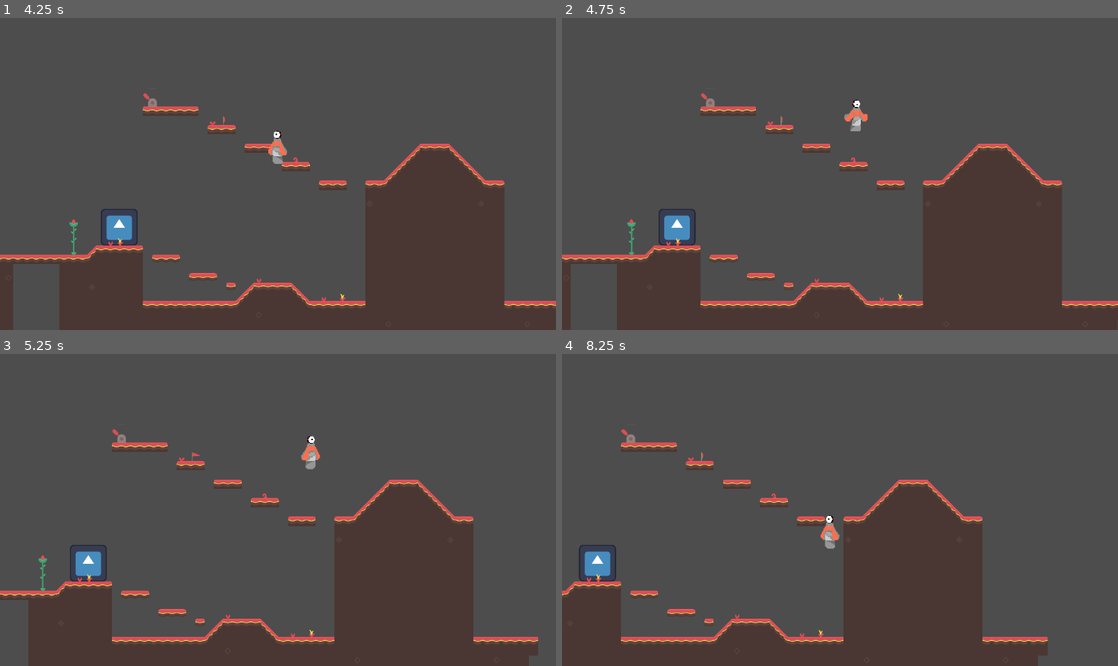
Above: before the commit, frames 1-4 (two rows, left to right).
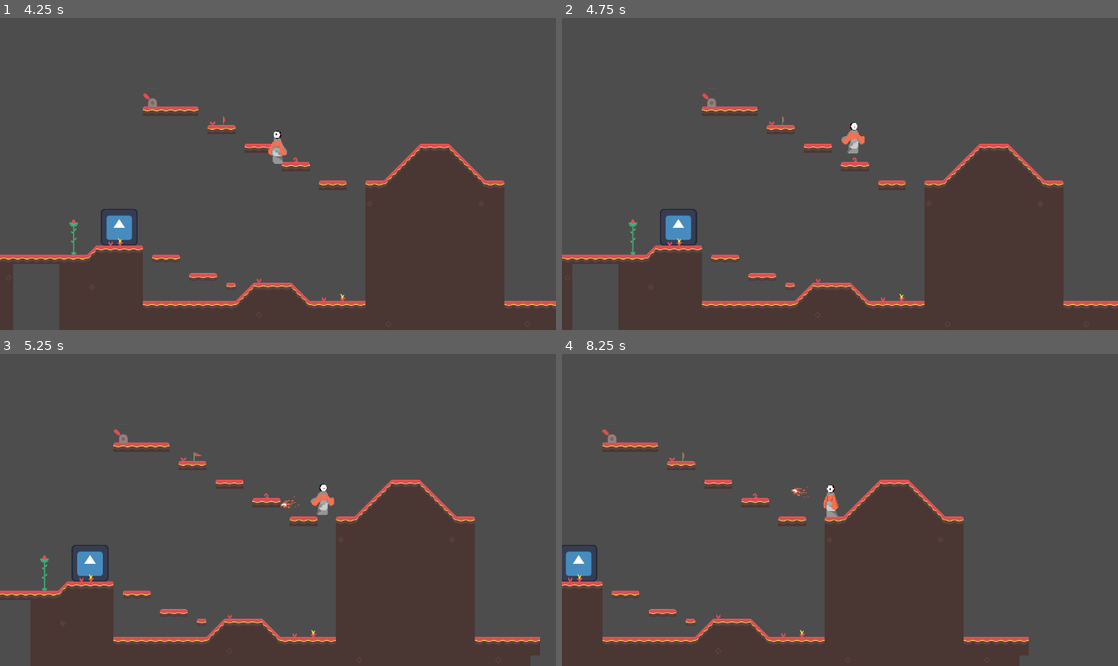
Above: after the commit, the same moments.

Repository: unsaltedkale/Quilt
Game: Godot game, scene res://Elena/elenatest.tscn
Same seed, same stepped clock (60 frames per second), same inputs: the game is played once before the commit and once after it. This scene is started directly instead of the project's main scene. The engine's default icon, where the game draws it, is replaced by a stand-in: a white triangle on a blue panel in a dark square.
Inputs (mouse positions are in pixels of both pictures, inside the frame that each line leads up to):
- Up to frame 1 (4.25 s): move the mouse to (250, 236) at 0.52 s; hold D (move_right) 0.53-2.03 s; tap S (crouch) at 0.6, 2.85 s; click (250, 236) at 0.67 s; tap Space (jump) at 0.77, 1.52, 3.02, 3.77 s; move the mouse to (444, 220) at 1.27 s; click (444, 220) at 1.35 s; move the mouse to (111, 127) at 2.02 s; hold A (move_left) from 2.03 s (still down); tap E (interact) at 2.1 s; move the mouse to (305, 174) at 2.77 s; click (305, 174) at 2.92 s; move the mouse to (194, 96) at 3.52 s; click (194, 96) at 3.6 s
- Up to frame 2 (4.75 s): move the mouse to (962, 158) at 4.27 s; release A (move_left) at 4.28 s; hold D (move_right) from 4.28 s (still down); tap E (interact) at 4.35 s; tap Space (jump) at 4.52 s
- Up to frame 3 (5.25 s): keep holding D (move_right); move the mouse to (166, 525) at 5.02 s; tap S (crouch) at 5.1 s; click (166, 525) at 5.17 s
- Up to frame 4 (8.25 s): move the mouse to (895, 441) at 5.77 s; click (895, 441) at 5.85 s; tap Space (jump) at 6.02, 6.77, 7.52 s; move the mouse to (812, 572) at 6.52 s; tap E (interact) at 6.6 s; move the mouse to (1006, 556) at 7.27 s; tap S (crouch) at 7.35 s; click (1006, 556) at 7.42 s; move the mouse to (673, 463) at 8.02 s; release D (move_right) at 8.03 s; hold A (move_left) from 8.03 s (still down); click (673, 463) at 8.1 s

Frame 1 is identical in both runs. In frame 2, 1.8% of the frame differs, in the area x 0-100%, y 24-100%; in frame 3, 2.0%; in frame 4, 7.2%, in the area x 0-88%, y 24-100%.

Commit message:
worked on damage layer

Diff:
--- a/Elena/elenatest.tscn
+++ b/Elena/elenatest.tscn
@@ -5105,9 +5105,9 @@
 10:9/0 = 0
 11:9/0 = 0
 12:9/0 = 0
-12:9/0/physics_layer_0/polygon_0/points = PackedVector2Array(-32, -32, 32, -32, 32, 32, -32, 32)
+12:9/0/physics_layer_0/polygon_0/points = PackedVector2Array(-32, 4.656906, 32, 3.725525, 32, 32, -32, 32)
 13:9/0 = 0
-13:9/0/physics_layer_0/polygon_0/points = PackedVector2Array(-32, -32, 32, -32, 32, 32, -32, 32)
+13:9/0/physics_layer_0/polygon_0/points = PackedVector2Array(-32, 0.9313812, 32, 0.31046295, 32, 32, -32, 32)
 14:9/0 = 0
 15:9/0 = 0
 16:9/0 = 0
@@ -7813,8 +7813,7 @@
 
 [sub_resource type="TileSet" id="TileSet_3o1fx"]
 tile_size = Vector2i(64, 64)
-physics_layer_0/collision_layer = 4
-physics_layer_0/collision_mask = 0
+physics_layer_0/collision_layer = 1
 sources/0 = SubResource("TileSetAtlasSource_jkah5")
 
 [node name="TestScene" type="Node2D"]
@@ -7857,8 +7856,8 @@
 position = Vector2(2399, 962)
 scale = Vector2(4, 13)
 
-[node name="DamageLayer" type="TileMapLayer" parent="Tiles"]
-tile_map_data = PackedByteArray("AABEADEAAAANAAkAAABFADEAAAANAAkAAABGADEAAAANAAkAAABHADEAAAANAAkAAABIADEAAAANAAkAAAA=")
+[node name="DamageLayer" type="TileMapLayer" parent="Tiles" groups=["Damage_Layer"]]
+tile_map_data = PackedByteArray("AABGADEAAAANAAkAAABHADEAAAANAAkAAABIADEAAAANAAkAAABFADEAAAANAAkAAABEADEAAAANAAkAAAA=")
 tile_set = SubResource("TileSet_3o1fx")
 
 [node name="Camera2D" type="Camera2D" parent="."]
--- a/Emily WIP/Scenes/player.tscn
+++ b/Emily WIP/Scenes/player.tscn
@@ -5,7 +5,6 @@
 [ext_resource type="PackedScene" uid="uid://bbw0e7fd8gd3g" path="res://Emily WIP/Scenes/input_component.tscn" id="4_d3lbi"]
 [ext_resource type="PackedScene" uid="uid://bejpt8qc80wan" path="res://Emily WIP/Scenes/movement_component.tscn" id="5_17h1f"]
 [ext_resource type="PackedScene" uid="uid://ca35o3us2j4lw" path="res://Emily WIP/Scenes/gravity_component.tscn" id="6_ltfw8"]
-[ext_resource type="PackedScene" uid="uid://cys2fk40vy80u" path="res://Elena/Scenes/player_health.tscn" id="7_d72cn"]
 [ext_resource type="Shader" uid="uid://07ctkva385i5" path="res://Alex's Folder/greyscale.gdshader" id="8_3uy0y"]
 [ext_resource type="PackedScene" uid="uid://b22c0g5pf8l3j" path="res://Emily WIP/Scenes/recoil_component.tscn" id="8_7a16b"]
 [ext_resource type="Texture2D" uid="uid://bye0p8jff0guv" path="res://Art/Quilt Animation Spritesheet Fall .png" id="9_7a16b"]
@@ -461,6 +460,10 @@
 "speed": 10.0
 }]
 
+[sub_resource type="CapsuleShape2D" id="CapsuleShape2D_1nwdr"]
+radius = 18.0
+height = 70.0
+
 [sub_resource type="RectangleShape2D" id="RectangleShape2D_33mbb"]
 size = Vector2(38, 44)
 
@@ -491,8 +494,6 @@
 
 [node name="GravityComponent" parent="." instance=ExtResource("6_ltfw8")]
 
-[node name="PlayerHealth" parent="." instance=ExtResource("7_d72cn")]
-
 [node name="RecoilComponent" parent="." instance=ExtResource("8_7a16b")]
 
 [node name="AnimatedSprite2D" type="AnimatedSprite2D" parent="."]
@@ -508,6 +509,12 @@
 
 [node name="CrouchComponent" parent="." instance=ExtResource("21_1nwdr")]
 
+[node name="HitBox" type="Area2D" parent="."]
+
+[node name="HitBoxCollisionShape" type="CollisionShape2D" parent="HitBox"]
+shape = SubResource("CapsuleShape2D_1nwdr")
+debug_color = Color(0.9490196, 0, 0.07058824, 0.41960785)
+
 [node name="Area2D" type="Area2D" parent="." groups=["Player"]]
 
 [node name="CollisionShape2D3" type="CollisionShape2D" parent="Area2D"]
@@ -517,3 +524,5 @@
 [node name="CollisionShape2D2" type="CollisionShape2D" parent="."]
 shape = SubResource("CapsuleShape2D_4hfjo")
 disabled = true
+
+[connection signal="body_entered" from="HitBox" to="." method="_on_hit_box_body_entered"]
--- a/Emily WIP/Scripts/player.gd
+++ b/Emily WIP/Scripts/player.gd
@@ -12,7 +12,9 @@
 @export var crouch_component: CrouchComponent
 @onready var projectile_scene = preload("res://Emily WIP/Scenes/red_projectile.tscn")
 
-var health_script: Node
+var max_health: int = 1
+var health: int
+
 var was_on_floor: bool = false
 var is_jumping: bool = false
 var is_falling: bool = false
@@ -39,8 +41,7 @@
 
 
 func _ready():
-	health_script = $PlayerHealth
-	health_script.health = health_script.max_health
+	health = max_health
 	if is_cutscene == null:
 		is_cutscene = false
 
@@ -84,10 +85,17 @@
 func on_body_entered(body):
 	if body.is_in_group("Magical_Barrier"):
 		is_magical_wall = true
-		velocity.y == 0
+		velocity.y = 0
+
+func _on_hit_box_body_entered(body: Node2D) -> void:
+	if body.is_in_group("Damage_Layer"):
+		print("You hit a Spike")
+		take_damage(1)
 
 func take_damage(amount: int) -> void:
-	health_script.reduce_health(amount)
+	health -= amount
+	if health <= 0:
+		die()
 
 func die():
 	print("Player died")
@@ -99,7 +107,7 @@
 func spawn_player(spawn_point: Vector2):
 	global_position = spawn_point
 	velocity = Vector2.ZERO
-	health_script.health = health_script.max_health
+	health = max_health
 
 func shoot():
 	var proj = projectile_scene.instantiate()
--- a/project.godot
+++ b/project.godot
@@ -23,12 +23,13 @@
 [global_group]
 
 Player=""
-"Environmental Feature"=""
 Projectile=""
 tilemap=""
 Stasis=""
 Star=""
 Magical_Barrier=""
+Damage_Layer=""
+Environmental_Feature=""
 
 [input]
 
